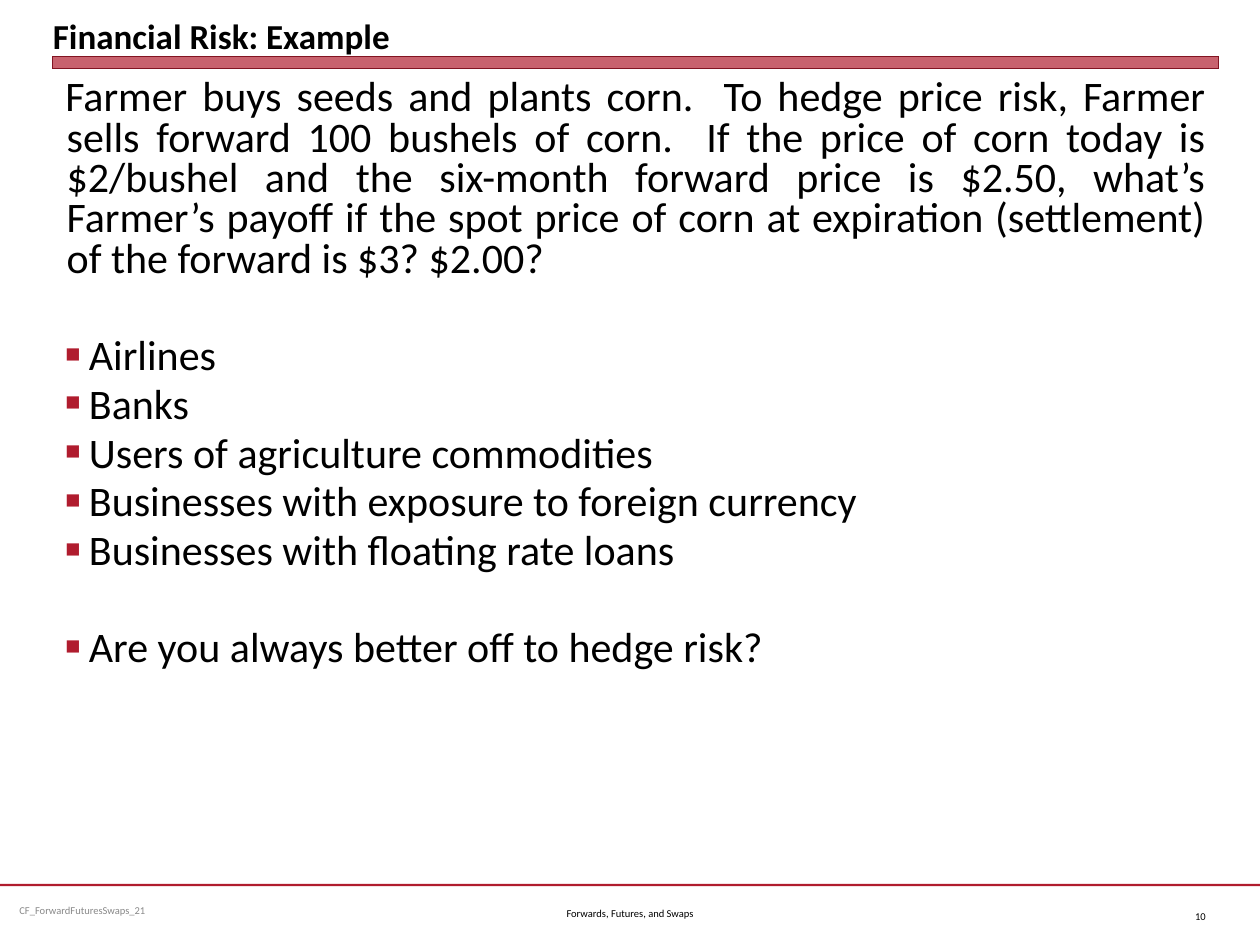
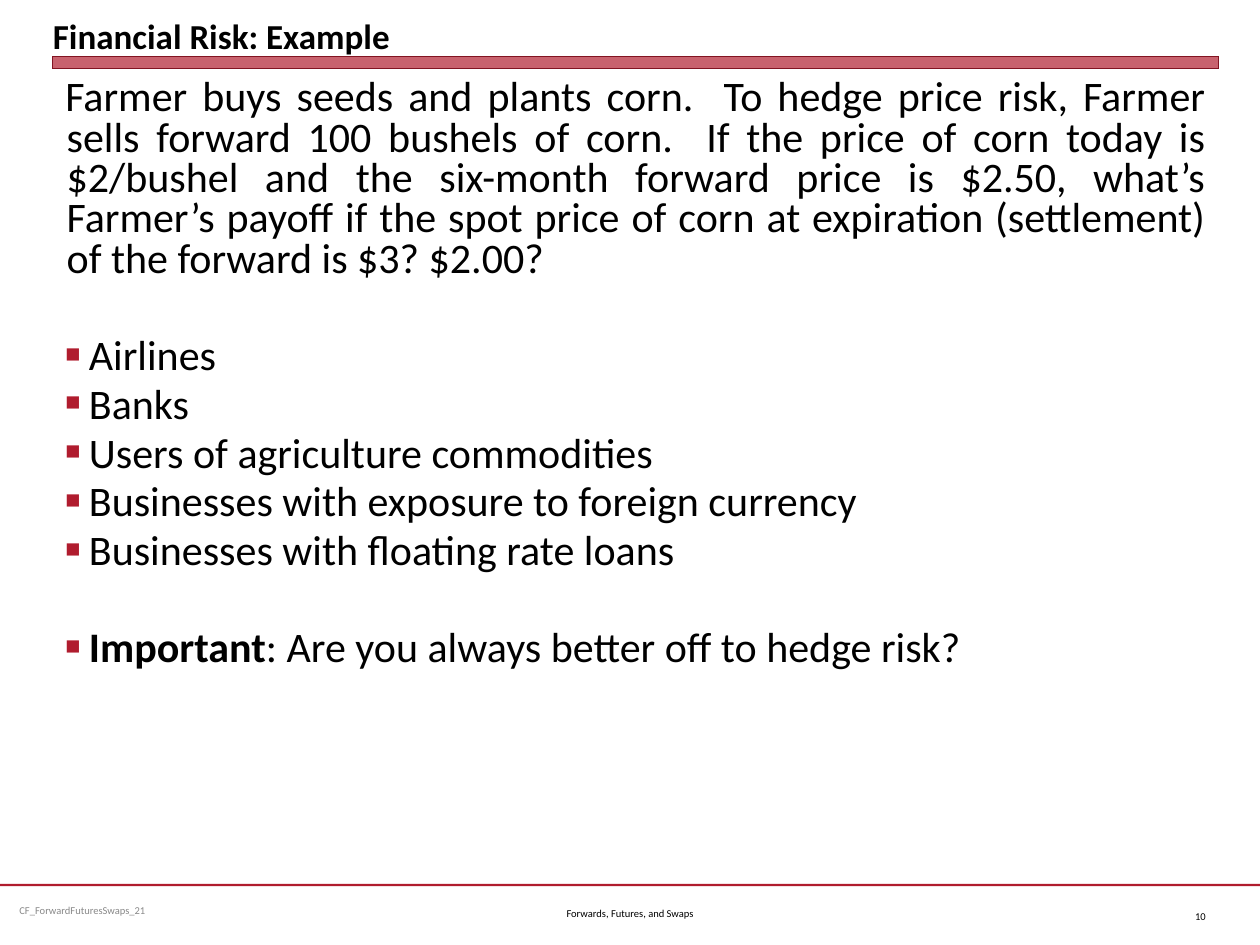
Before and after one commit to jmc877/Corporate-Finance, a slide deck: slide 10 of slides/CF_ForwardFuturesSwaps_21.pptx. Drawn at 1260x945 pixels with LibreOffice and Linux fonts; fonts in the diff are those of the drawing. Boxes give left, top, right and bottom in pixels: in the first picture for what was removed or moved away, otherwise in the second. Text is boxed around its words. In the diff, an @@ line names an element or a change of style, - is before the commit and + after.

```diff
--- a/slides/CF_ForwardFuturesSwaps_21.pptx
+++ b/slides/CF_ForwardFuturesSwaps_21.pptx
@@ text at (89,632,960,670): text changed @@
-■ Are you always better off to hedge risk?
+■ Important: Are you always better off to hedge risk?
```
Also in this commit, not shown: 3 other slides changed, 2 other files.
